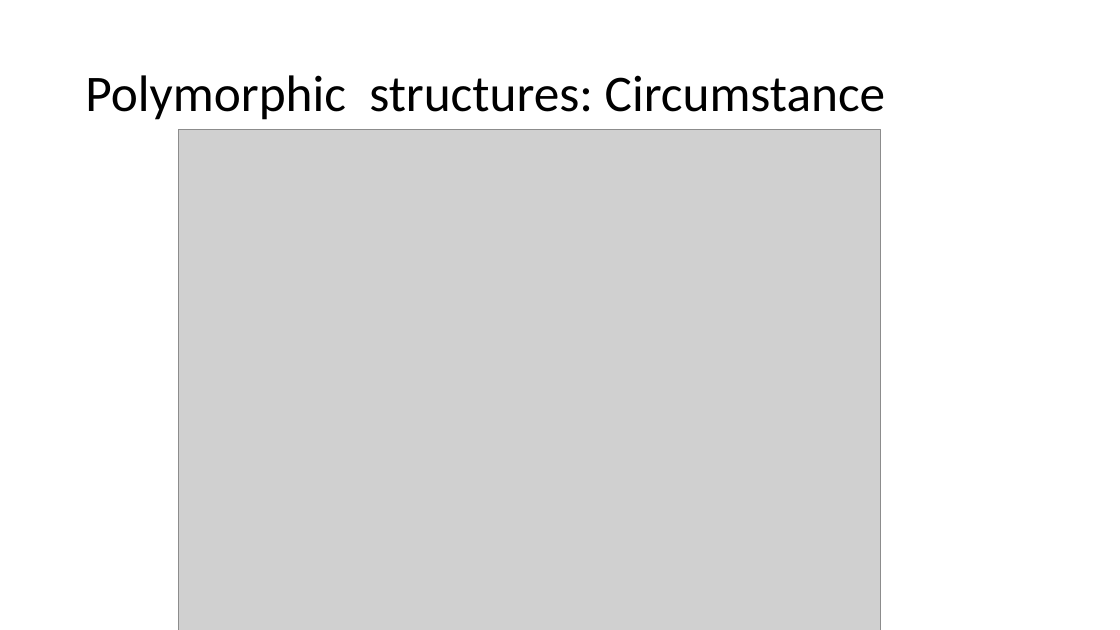
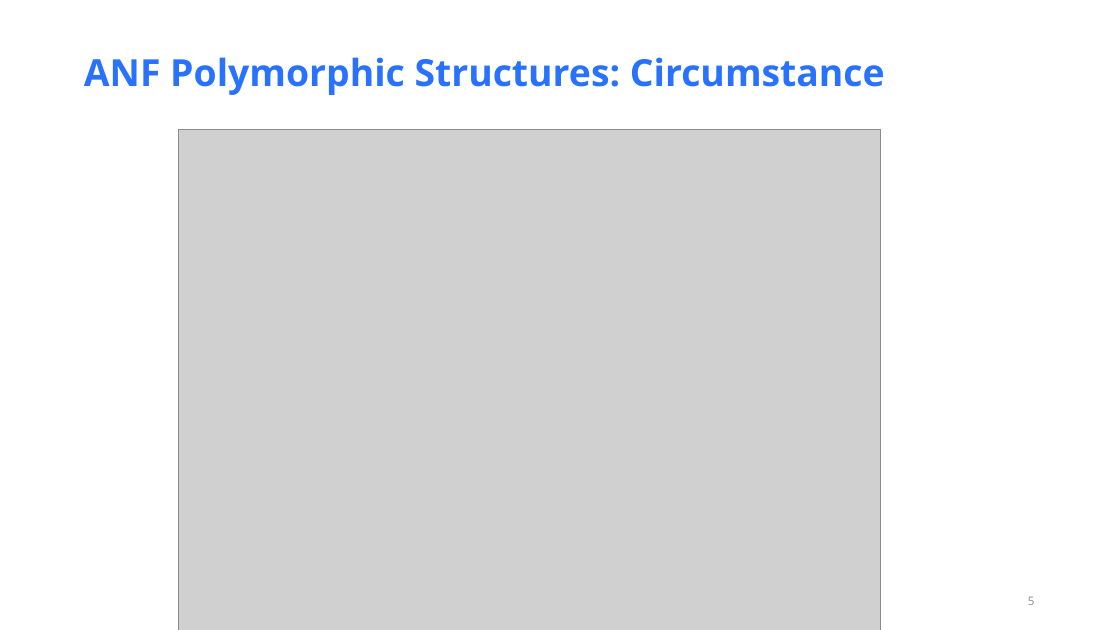
Before and after one commit to HL7/ANF, a slide deck: slide 5 of src/main/uml/doc/ANF Reference Model.pptx (slide 4 before the commit). Drawn at 1120x630 pixels with LibreOffice and Linux fonts; fonts in the diff are those of the drawing; grey boxes stand for pictures. Boxes give left, top, right and bottom in pixels: in the first picture for what was removed or moved away, otherwise in the second. Text is boxed around its words. In the diff, an @@ line names an element or a change of style, - is before the commit and + after.

```diff
--- a/src/main/uml/doc/ANF Reference Model.pptx
+++ b/src/main/uml/doc/ANF Reference Model.pptx
@@ title at [84,57,885,95]: text changed; size 44 to 32 pt; font Calibri to Open Sans; text colour #000000 to #2972FF; bold on @@
-Polymorphic structures: Circumstance
+ANF Polymorphic Structures: Circumstance
@@ page number added at [1028,597,1035,605], 10 pt, text #8C8C8C @@
+5
```
Also in this commit, not shown: 10 other slides changed, 2 slides added, 2 other files.
